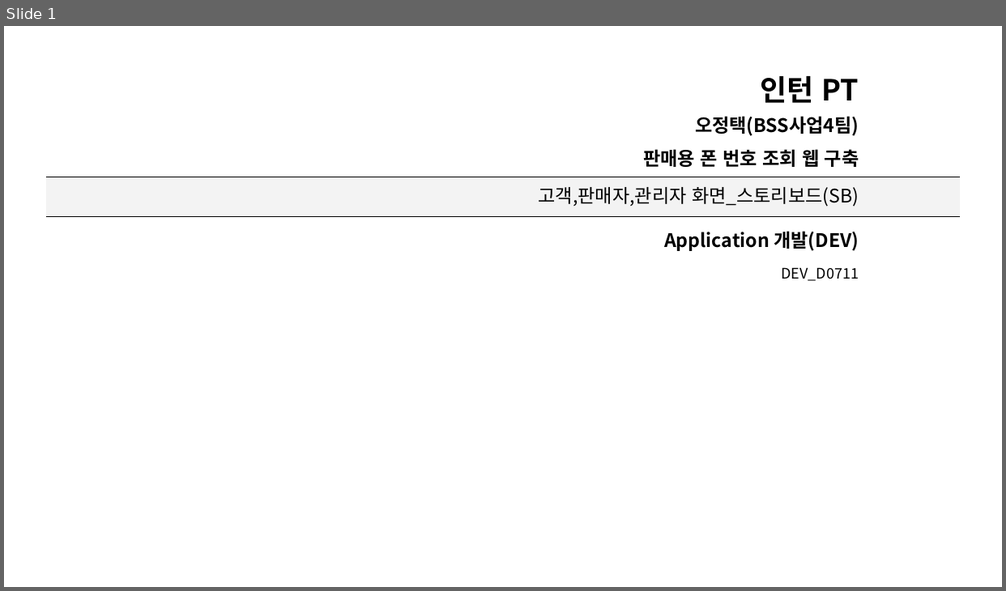
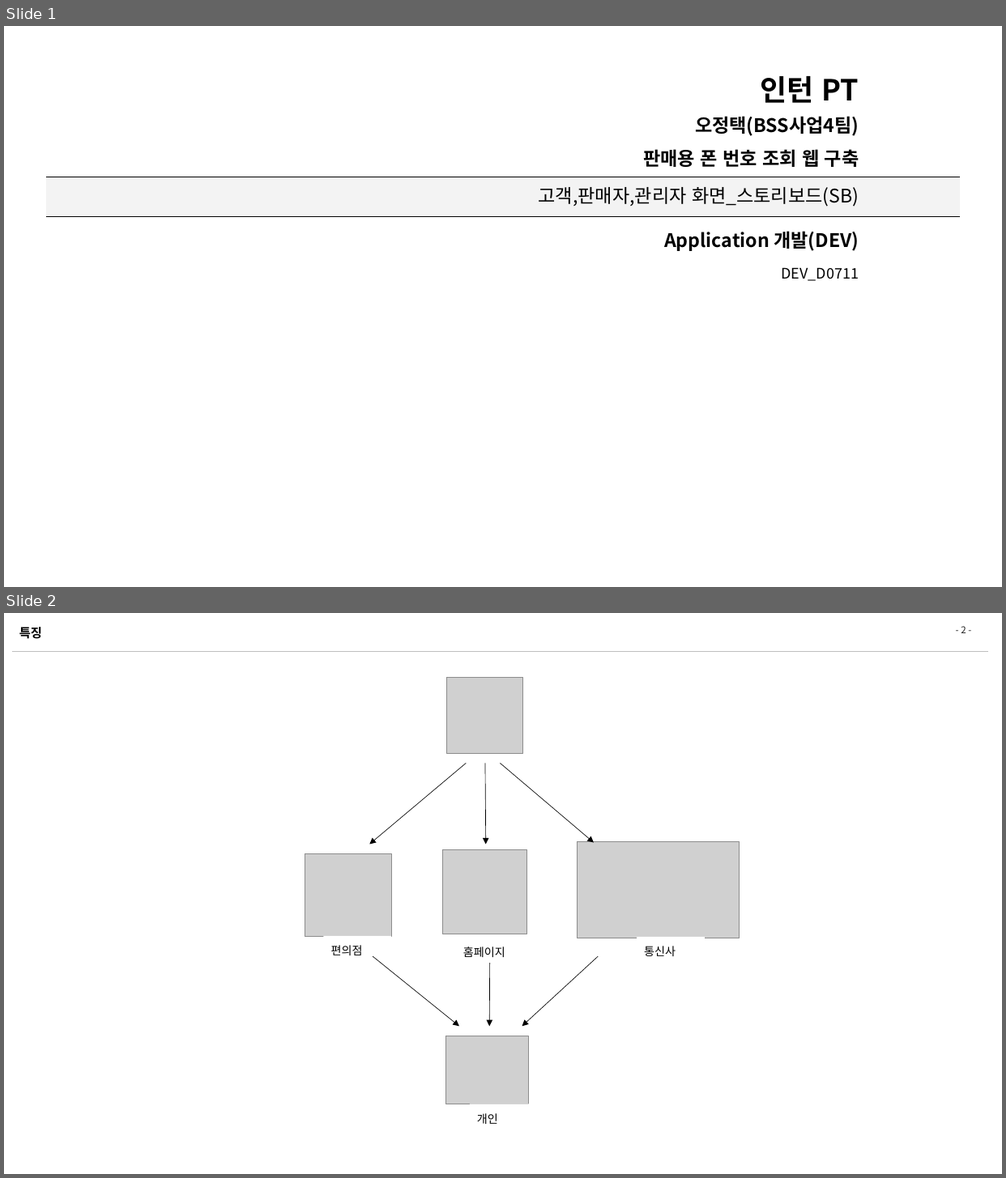
Before and after one commit to zhengze00/SpringBoot-MariaDB-master, a slide deck: Project File/[SK C&C] 인턴PT_오정택.pptx. Shown one above the other, each under a label of ours: slide 1 before the commit, slides 1 and 2 after it. The pictures are 1006x591 and 1006x1178 pixels, drawn with LibreOffice and Linux fonts; fonts in the diff are those of the drawing; grey boxes stand for pictures; background and template pictures are left out. Boxes give left, top, right and bottom in pixels: in the first picture for what was removed or moved away, otherwise in the second. Text is boxed around its words. In the diff, an @@ line names an element or a change of style, - is before the commit and + after.

```diff
--- a/Project File/[SK C&C] 인턴PT_오정택.pptx
+++ b/Project File/[SK C&C] 인턴PT_오정택.pptx
@@ slide 2 added at <box>4,613,1002,1174</box>, background #FFFFFF @@
@@ title added at <box>19,627,42,639</box>, 12 pt, text #000000, bold @@
+특징
@@ page number added at <box>961,626,965,633</box>, 9 pt, text #262626 @@
+- 2 -
@@ line added from (11, 651) to (988, 651), #BFBFBF 0.25 pt @@
@@ picture added at <box>447,677,523,754</box> @@
@@ arrow added from (466, 764) to (369, 845), #000000 0.5 pt @@
@@ arrow added from (485, 764) to (486, 845), #000000 0.5 pt @@
@@ arrow added from (501, 764) to (594, 843), #000000 0.5 pt @@
@@ picture added at <box>305,854,392,937</box> @@
@@ picture added at <box>443,850,526,934</box> @@
@@ picture added at <box>577,841,739,938</box> @@
@@ rectangle added at <box>324,936,392,962</box>, fill #FFFFFF, 11 pt, text #000000 @@
+편의점
@@ rectangle added at <box>456,937,524,963</box>, fill #FFFFFF, 11 pt, text #000000 @@
+홈페이지
@@ rectangle added at <box>637,937,705,963</box>, fill #FFFFFF, 11 pt, text #000000 @@
+통신사
@@ arrow added from (373, 956) to (459, 1026), #000000 0.5 pt @@
@@ arrow added from (490, 963) to (490, 1026), #000000 0.5 pt @@
@@ arrow added from (599, 956) to (522, 1026), #000000 0.5 pt @@
@@ picture added at <box>445,1037,529,1105</box> @@
@@ rectangle added at <box>470,1104,538,1130</box>, fill #FFFFFF, 11 pt, text #000000 @@
+개인
```
Also in this commit, not shown: 7 other slides added, 3 other files.
